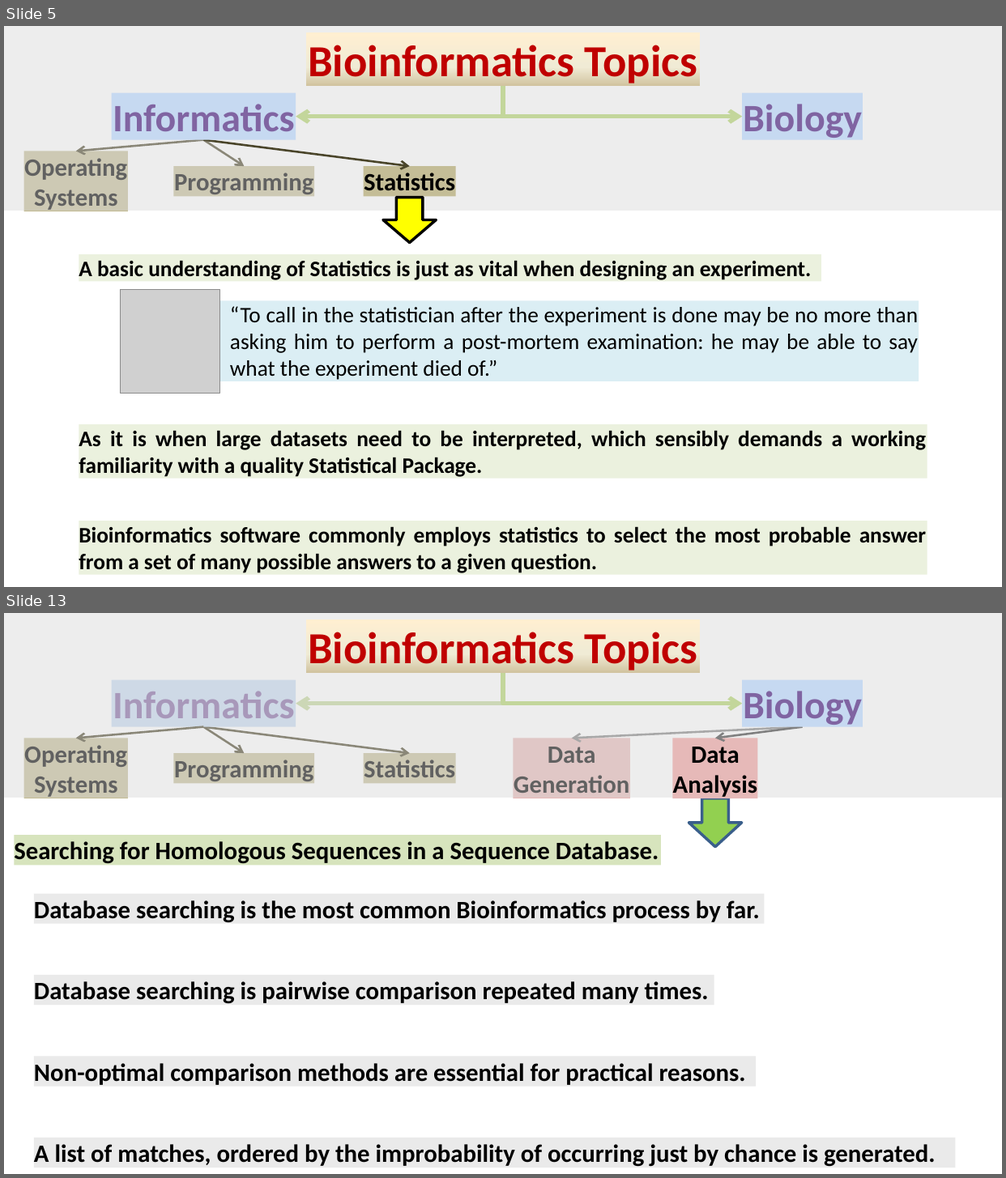
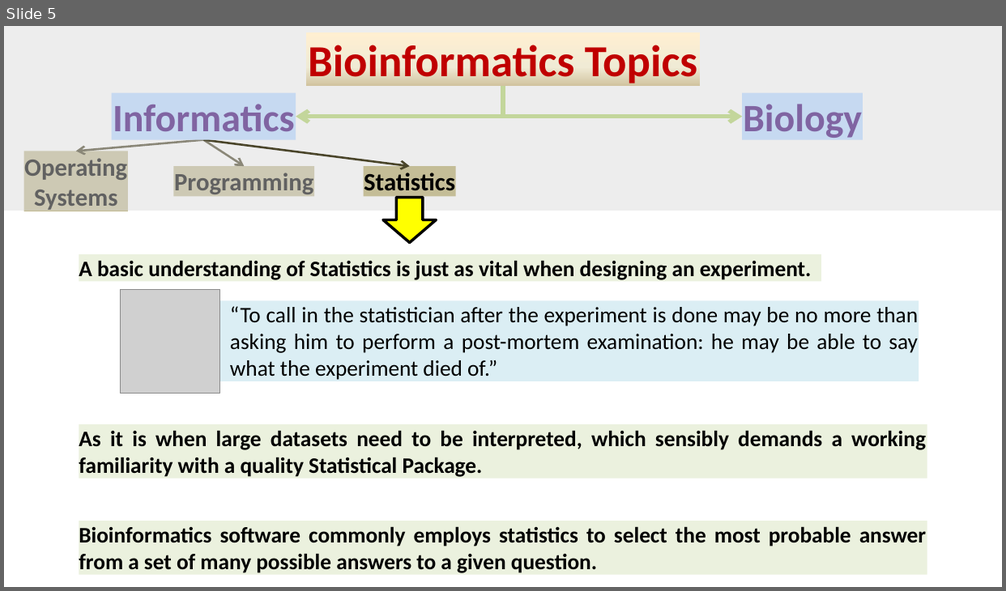
Before and after one commit to BioinformaticsTraining/Introduction-to-Bioinformatics, a slide deck: Presentations/01-Bioinformatics_Topics_Full/Part00/01-Bioinformatics_Topics.pptx. Shown one above the other, each under a label of ours: slides 5 and 13 before the commit, slide 5 after it; the slides between them are not shown. The pictures are 1006x1178 and 1006x591 pixels, drawn with LibreOffice and Linux fonts; fonts in the diff are those of the drawing; grey boxes stand for pictures. Boxes give left, top, right and bottom in pixels: in the first picture for what was removed or moved away, otherwise in the second. Text is boxed around its words. In the diff, an @@ line names an element or a change of style, - is before the commit and + after.

Commit message:
Update pptx for part 1 topics - SA

```diff
--- a/Presentations/01-Bioinformatics_Topics_Full/Part00/01-Bioinformatics_Topics.pptx
+++ b/Presentations/01-Bioinformatics_Topics_Full/Part00/01-Bioinformatics_Topics.pptx
@@ slide 13 removed at <box>4,613,1002,1174</box>, background #FFFFFF @@
@@ rectangle removed at <box>4,613,1002,798</box> @@
@@ rectangle removed at <box>306,619,701,673</box> @@
-Bioinformatics Topics
@@ rectangle removed at <box>112,680,296,726</box> @@
-Informatics
@@ elbow arrow removed from (503, 673) to (296, 704) @@
@@ elbow arrow removed from (503, 673) to (743, 704) @@
@@ rectangle removed at <box>743,680,863,726</box> @@
-Biology
@@ arrow removed from (203, 726) to (76, 738) @@
@@ arrow removed from (203, 726) to (409, 754) @@
@@ arrow removed from (203, 726) to (245, 754) @@
@@ arrow removed from (803, 726) to (572, 738) @@
@@ arrow removed from (803, 726) to (715, 738) @@
@@ rectangle removed at <box>24,738,128,798</box> @@
-Operating
-Systems
@@ rectangle removed at <box>173,754,314,784</box> @@
-Programming
@@ rectangle removed at <box>364,754,456,784</box> @@
-Statistics
@@ rectangle removed at <box>513,738,629,798</box> @@
-Data
-Generation
@@ rectangle removed at <box>672,738,757,798</box> @@
-Data
-Analysis
@@ down arrow removed at <box>688,798,741,846</box> @@
@@ rectangle removed at <box>14,835,661,864</box> @@
-Searching for Homologous Sequences in a Sequence Database.
@@ rectangle removed at <box>34,893,765,923</box> @@
-Database searching is the most common Bioinformatics process by far.
@@ rectangle removed at <box>34,975,714,1005</box> @@
-Database searching is pairwise comparison repeated many times.
@@ rectangle removed at <box>34,1056,756,1086</box> @@
-Non-optimal comparison methods are essential for practical reasons.
@@ rectangle removed at <box>34,1138,955,1168</box> @@
-A list of matches, ordered by the improbability of occurring just by chance is generated.
```
Also in this commit, not shown: 1 slide added, 51 other slides removed, 1 other file.
